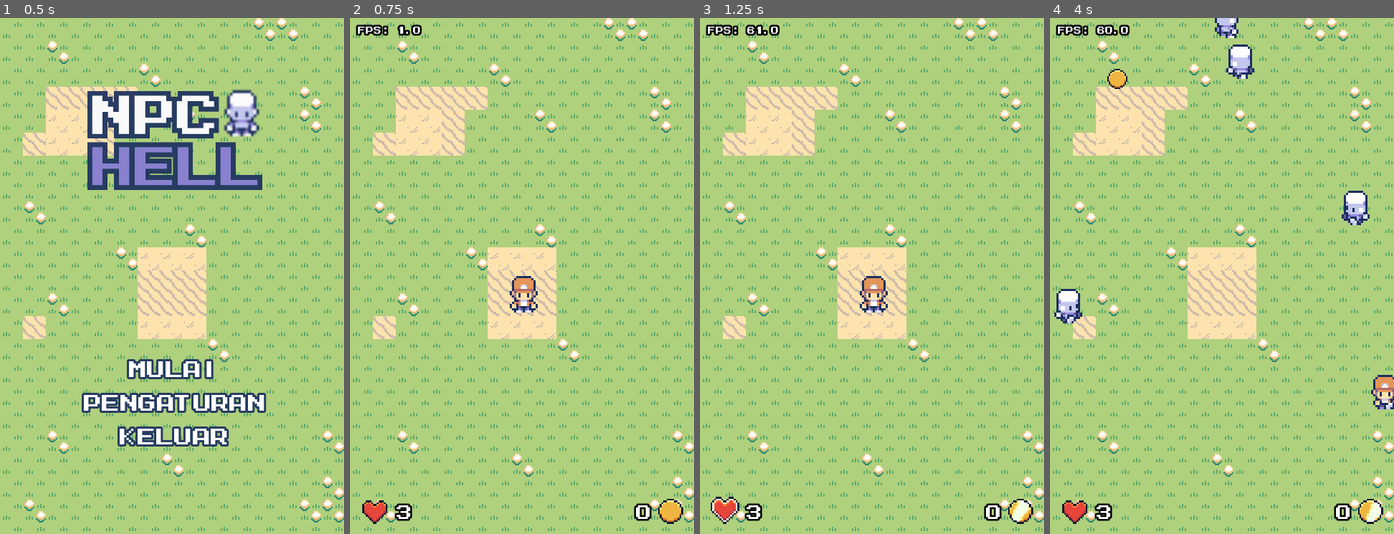
Above: before the commit, frames 1-4 (left to right).
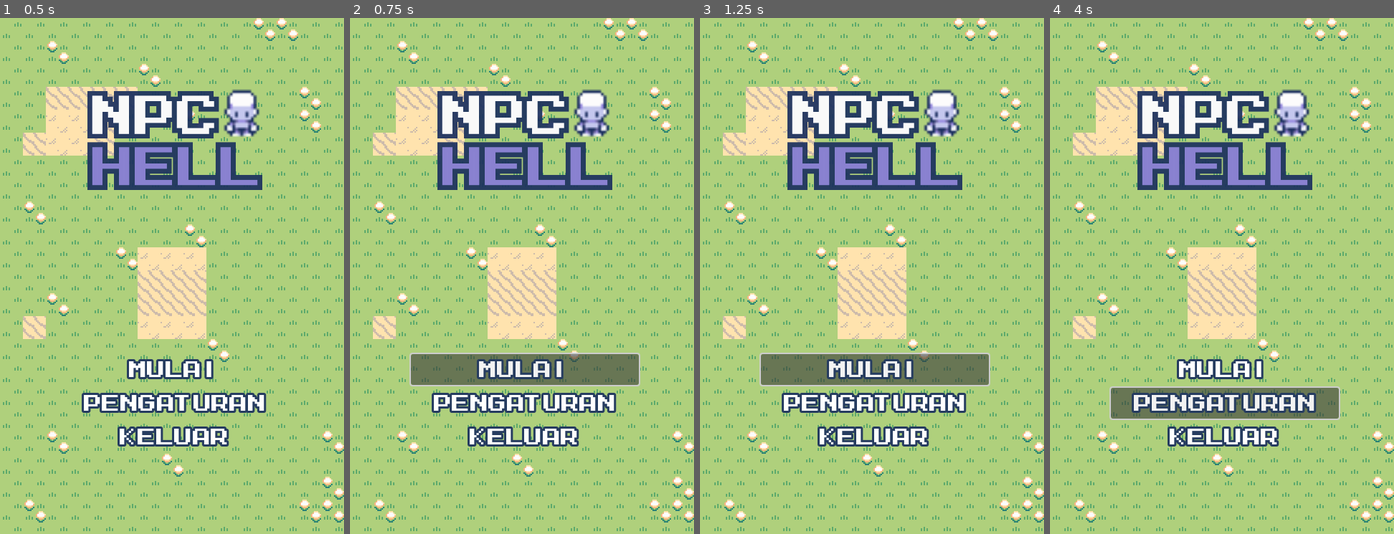
Above: after the commit, the same moments.

Repository: MFarhadA/NPC-Hell
Game: Godot game, scene res://Interface/main_menu.tscn
Two runs of this game, one before a commit and one after it. Both use one fixed random seed, a clock stepped at 60 frames per second and the inputs below.
Inputs (mouse positions are in pixels of both pictures, inside the frame that each line leads up to):
- Up to frame 1 (0.5 s): no input
- Up to frame 2 (0.75 s): click "MULAI" at 0.5 s
- Up to frame 3 (1.25 s): no input
- Up to frame 4 (4 s): click (1225, 368) at 1.25 s, where only the run after the commit has a clickable "MULAI"; click (1225, 405) at 2 s, where only the run after the commit has a clickable "PENGATURAN"; hold D (move_right) 2.78-3.53 s; hold S (move_down) from 3.53 s (still down)

Frame 1 is identical in both runs. In frame 2, 17% of the frame differs, in the area x 1-97%, y 1-99%; in frame 3, 17%; in frame 4, 17%, in the area x 1-100%, y 0-99%.
Error after the commit: Invalid access to property or key 'resource_path' on a base object of type 'Nil'. (res://Interface/main_menu.gd:15)

Commit message:
delete .godot and fix main.tscn

Diff:
--- a/Interface/game_over/game_over.tscn
+++ b/Interface/game_over/game_over.tscn
@@ -1,10 +1,8 @@
-[gd_scene load_steps=7 format=3 uid="uid://cury3cpqulgmv"]
+[gd_scene load_steps=5 format=3 uid="uid://cury3cpqulgmv"]
 
 [ext_resource type="Theme" uid="uid://dqnakghdtcoma" path="res://Interface/menu.tres" id="1_3mx23"]
 [ext_resource type="FontFile" uid="uid://cytygovujt8fn" path="res://icon/font.ttf" id="1_kqidc"]
-[ext_resource type="Script" uid="uid://c7p4bgo7xw88o" path="res://Interface/game_over/game_over.gd" id="2_t822b"]
-[ext_resource type="PackedScene" uid="uid://c87dxugnyltuo" path="res://level/main.tscn" id="3_d67jj"]
-[ext_resource type="PackedScene" uid="uid://do6mrkkn1ht5d" path="res://Interface/main_menu.tscn" id="4_4qtur"]
+[ext_resource type="Script" uid="uid://dj4t6r6iggsxi" path="res://Interface/main_menu.gd" id="2_t822b"]
 
 [sub_resource type="LabelSettings" id="LabelSettings_3mx23"]
 font = ExtResource("1_kqidc")
@@ -16,8 +14,6 @@
 layout_mode = 3
 anchors_preset = 0
 script = ExtResource("2_t822b")
-retry = ExtResource("3_d67jj")
-main_menu = ExtResource("4_4qtur")
 
 [node name="CanvasLayer" type="CanvasLayer" parent="."]
 
--- a/Interface/main_menu.tscn
+++ b/Interface/main_menu.tscn
@@ -2,7 +2,6 @@
 
 [ext_resource type="Texture2D" uid="uid://c56aswnl5x3ug" path="res://tileset/BasicPlains-tileset-Ver.2_by_AxulArt.png" id="1_f1ob2"]
 [ext_resource type="Script" uid="uid://dj4t6r6iggsxi" path="res://Interface/main_menu.gd" id="1_vbcim"]
-[ext_resource type="PackedScene" uid="uid://c87dxugnyltuo" path="res://level/main.tscn" id="2_c8xvl"]
 [ext_resource type="Texture2D" uid="uid://bhwxw24ee1nc3" path="res://icon/logo.png" id="2_tel4v"]
 [ext_resource type="Theme" uid="uid://dqnakghdtcoma" path="res://Interface/menu.tres" id="5_c8xvl"]
 
@@ -77,7 +76,6 @@
 
 [node name="Node2D" type="Node2D"]
 script = ExtResource("1_vbcim")
-start = ExtResource("2_c8xvl")
 
 [node name="TileMapLayer" type="TileMapLayer" parent="."]
 texture_filter = 1
Not shown, changed: .gitattributes
Not shown, added: .gitignore
